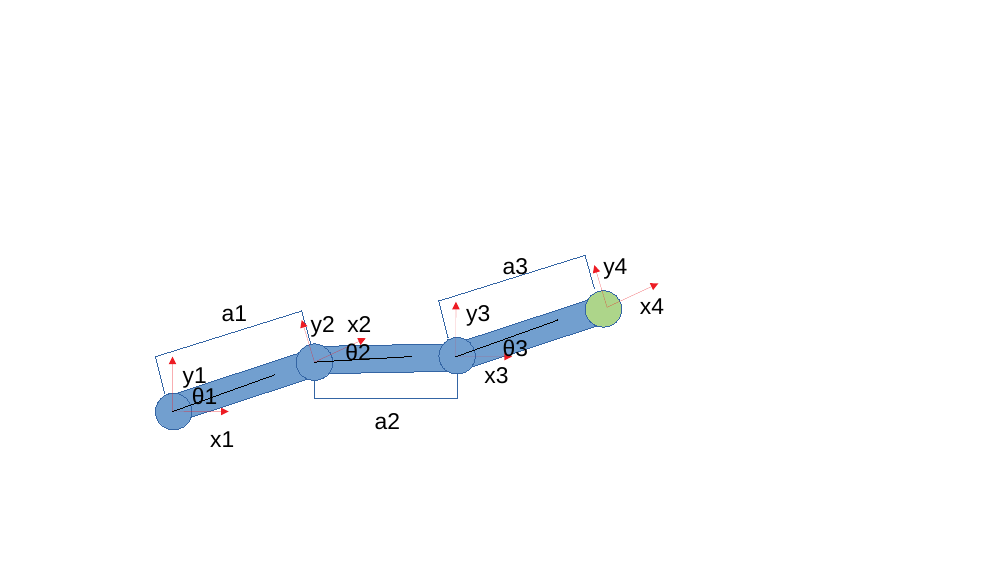
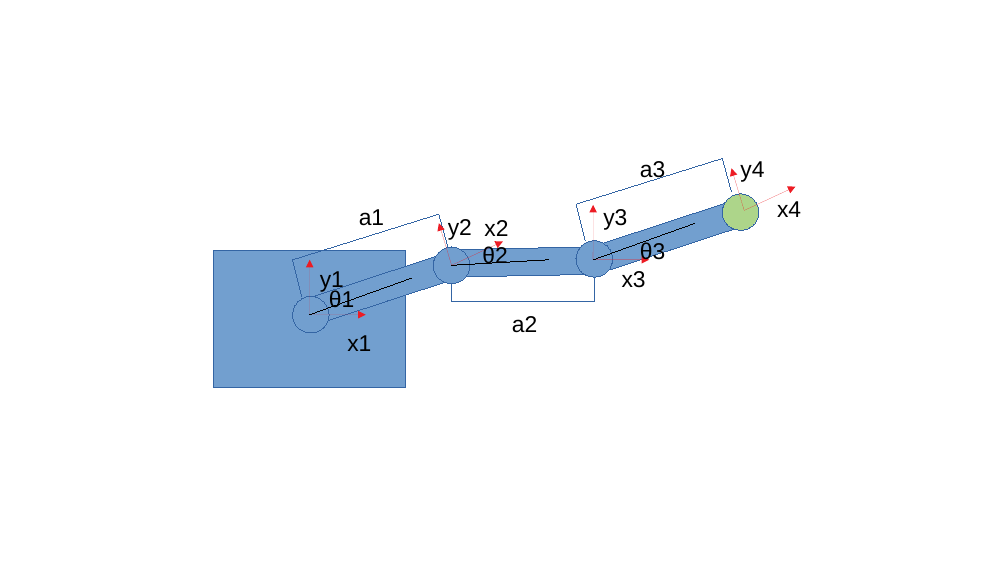
Before and after one commit to Raulmusito/hands-on-intervention, a slide deck: slide 1 of 3DOF 2D man.odp. Drawn at 1008x567 pixels with LibreOffice and Linux fonts; fonts in the diff are those of the drawing. Boxes give left, top, right and bottom in pixels: in the first picture for what was removed or moved away, otherwise in the second. Text is boxed around its words. In the diff, an @@ line names an element or a change of style, - is before the commit and + after.

```diff
--- a/3DOF 2D man.odp
+++ b/3DOF 2D man.odp
@@ line moved from (155, 357) - (302, 311) to (576, 204) - (723, 158) @@
@@ line moved from (155, 357) - (165, 393) to (732, 191) - (723, 158) @@
@@ arrow added from (745, 210) to (732, 168), #ED1C24 0 pt @@
@@ text "x2" moved from (x1=347, y1=316, x2=371, y2=332) to (x1=484, y1=220, x2=508, y2=236) @@
@@ line moved from (595, 288) - (585, 255) to (576, 204) - (585, 241) @@
@@ rectangle added at (x1=593, y1=201, x2=741, y2=273), fill #729FCF, outline #3465A4 0 pt @@
@@ arrow moved from (607, 307) - (595, 265) to (594, 260) - (594, 205) @@
@@ text "y3" moved from (x1=466, y1=305, x2=490, y2=326) to (x1=603, y1=209, x2=627, y2=230) @@
@@ ellipse added at (x1=723, y1=194, x2=759, y2=231), fill #ADD58A, outline #3465A4 0 pt @@
@@ arrow added from (745, 210) to (796, 187), #ED1C24 0 pt @@
@@ line moved from (439, 301) - (585, 255) to (293, 260) - (439, 214) @@
@@ line moved from (439, 301) - (448, 338) to (448, 247) - (439, 214) @@
@@ arrow moved from (456, 357) - (456, 302) to (452, 265) - (439, 223) @@
@@ line moved from (173, 412) - (274, 375) to (594, 260) - (695, 223) @@
@@ rectangle at (x1=214, y1=251, x2=406, y2=388): rotation 341 to 0 degrees @@
@@ line moved from (311, 344) - (302, 311) to (293, 260) - (302, 296) @@
@@ rectangle at (x1=309, y1=252, x2=457, y2=324): rotation 358 to 341 degrees @@
@@ arrow moved from (315, 362) - (302, 320) to (310, 315) - (310, 260) @@
@@ ellipse moved from (x1=439, y1=338, x2=476, y2=374) to (x1=434, y1=247, x2=470, y2=284) @@
@@ rectangle at (x1=448, y1=247, x2=595, y2=278): rotation 341 to 358 degrees @@
@@ line moved from (456, 357) - (558, 320) to (452, 265) - (549, 260) @@
@@ arrow moved from (456, 357) - (512, 357) to (452, 265) - (503, 241) @@
@@ ellipse moved from (x1=585, y1=291, x2=622, y2=327) to (x1=576, y1=241, x2=613, y2=277) @@
@@ ellipse at (x1=576, y1=241, x2=613, y2=277): fill #ADD58A to #729FCF @@
@@ arrow moved from (607, 307) - (659, 284) to (594, 260) - (649, 260) @@
@@ ellipse moved from (x1=296, y1=344, x2=333, y2=381) to (x1=293, y1=296, x2=329, y2=333) @@
@@ line moved from (315, 362) - (412, 357) to (310, 315) - (412, 278) @@
@@ 12 texts, 1 elbow line moved together from (x1=183, y1=258, x2=664, y2=447) to (x1=320, y1=161, x2=801, y2=351) @@
@@ arrow moved from (315, 362) - (366, 338) to (310, 315) - (366, 315) @@
@@ arrow removed from (173, 412) to (173, 357) @@
@@ ellipse removed at (x1=155, y1=393, x2=192, y2=430) @@
@@ arrow removed from (173, 412) to (229, 412) @@
```
Also in this commit, not shown: 5 other files.
